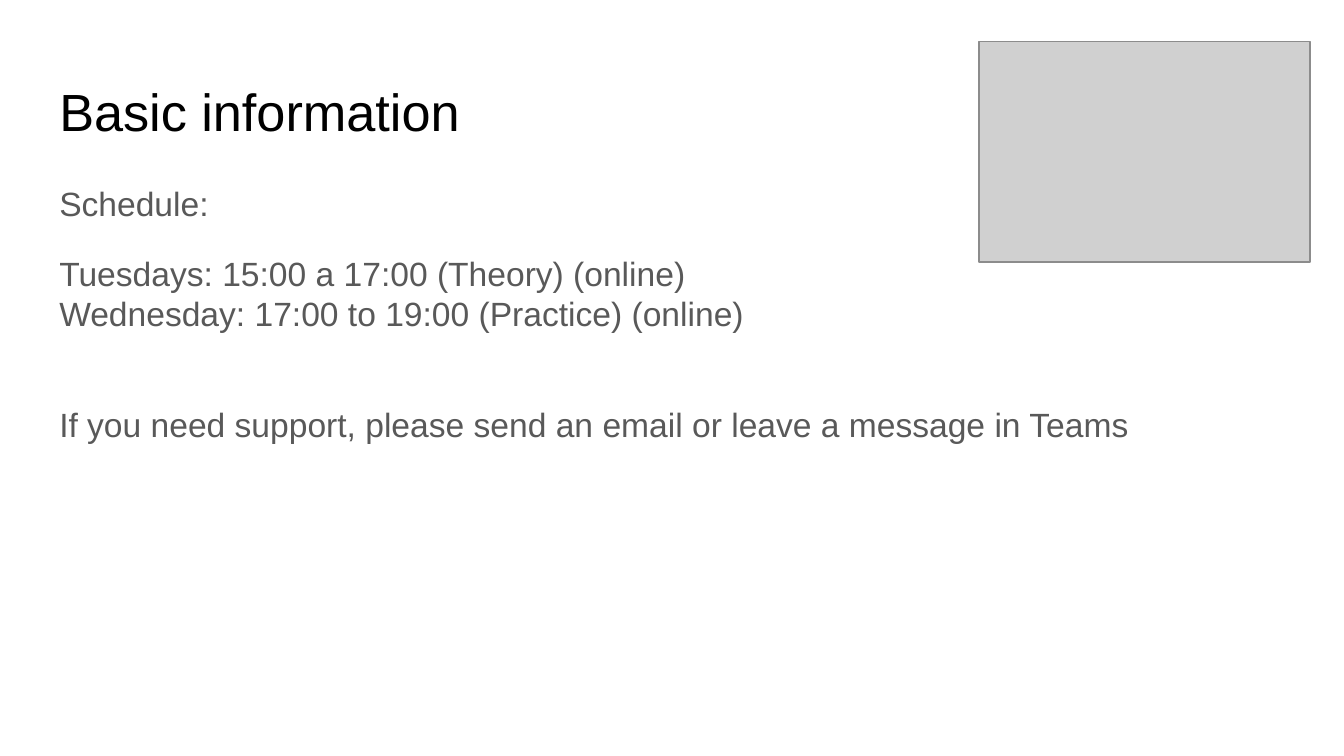
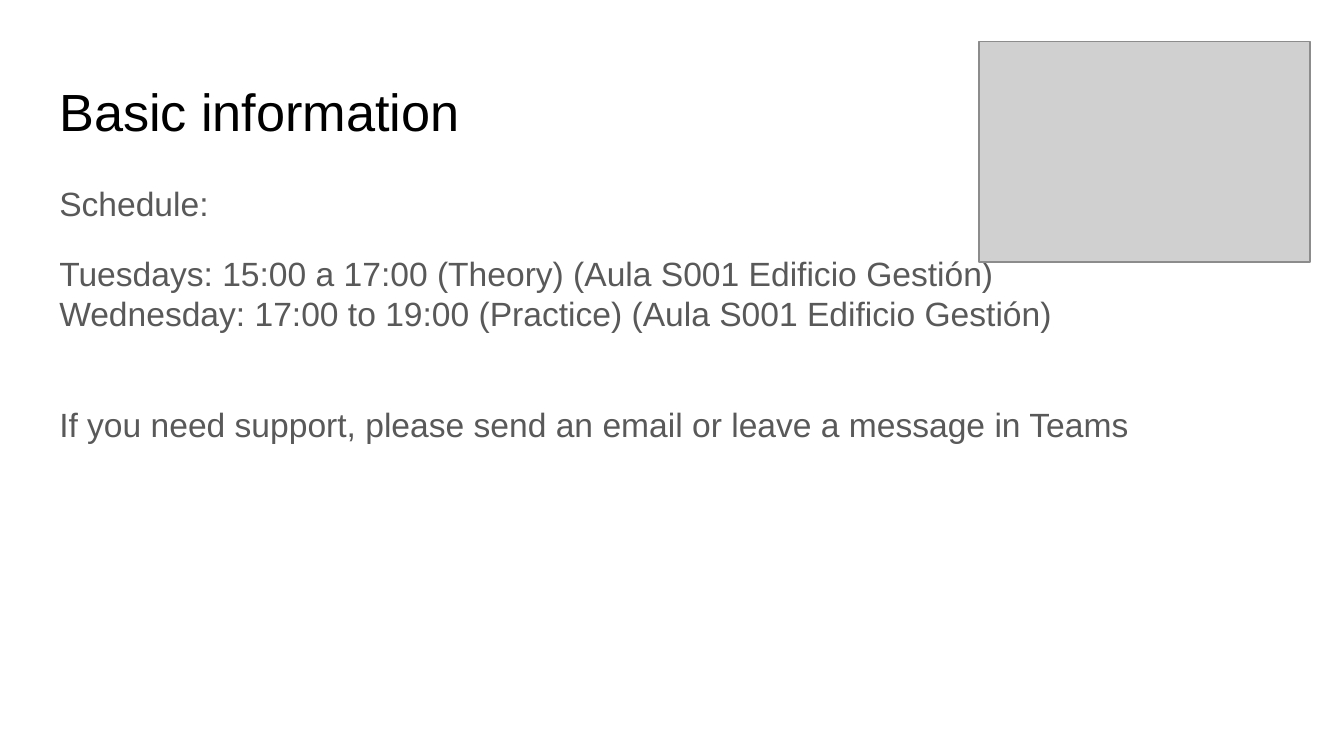
Before and after one commit to rodperex/PNE, a slide deck: slide 9 of s0-introduction/Introduction.odp. Drawn at 1344x756 pixels with LibreOffice and Linux fonts; fonts in the diff are those of the drawing; grey boxes stand for pictures. Boxes give left, top, right and bottom in pixels: in the first picture for what was removed or moved away, otherwise in the second. Text is boxed around its words. In the diff, an @@ line names an element or a change of style, - is before the commit and + after.

```diff
--- a/s0-introduction/Introduction.odp
+++ b/s0-introduction/Introduction.odp
@@ text at <box>59,259,1052,332</box>: text changed @@
-Tuesdays: 15:00 a 17:00 (Theory) (online)
-Wednesday: 17:00 to 19:00 (Practice) (online)
+Tuesdays: 15:00 a 17:00 (Theory) (Aula S001 Edificio Gestión)
+Wednesday: 17:00 to 19:00 (Practice) (Aula S001 Edificio Gestión)
```
Also in this commit, not shown: 1 other file.
